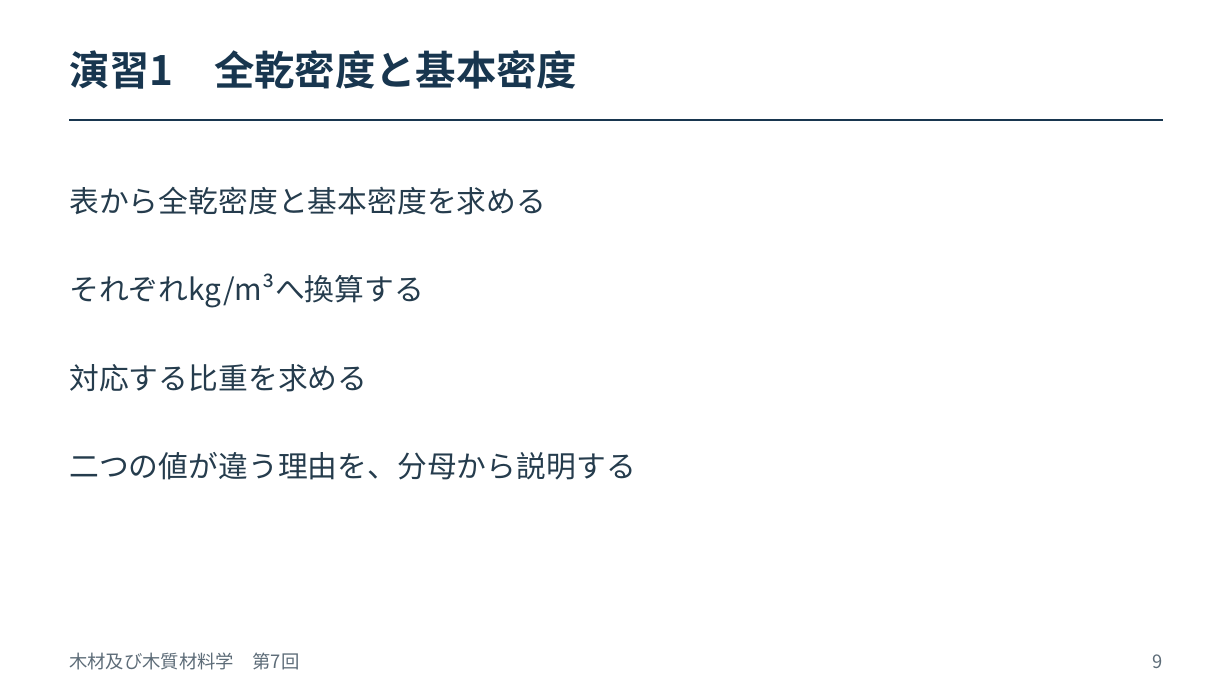
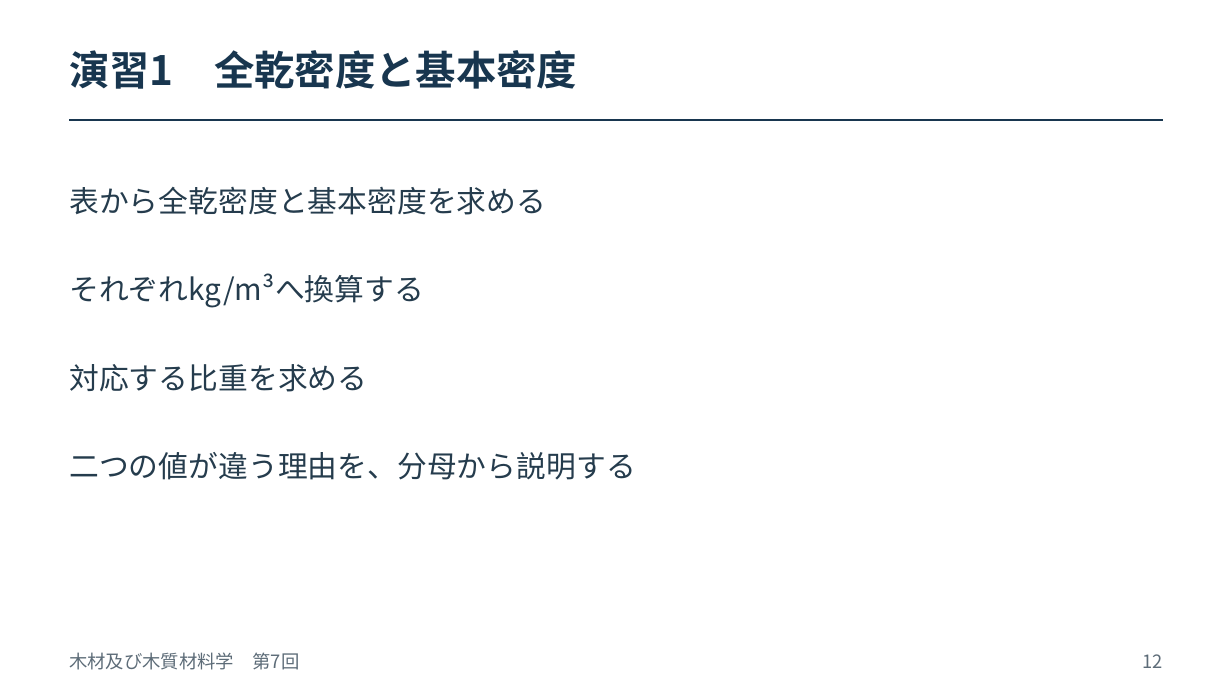
Before and after one commit to zooc-14calbp/wood-science-course, a slide deck: slide 12 of 第07回/07_密度と比重.pptx (slide 9 before the commit). Drawn at 1232x693 pixels with LibreOffice and Linux fonts; fonts in the diff are those of the drawing. Boxes give left, top, right and bottom in pixels: in the first picture for what was removed or moved away, otherwise in the second. Text is boxed around its words. In the diff, an @@ line names an element or a change of style, - is before the commit and + after.

```diff
--- a/第07回/07_密度と比重.pptx
+++ b/第07回/07_密度と比重.pptx
@@ text at (1142, 654, 1162, 668): text changed @@
-9
+12
```
Also in this commit, not shown: 15 other slides changed, 5 slides added.
